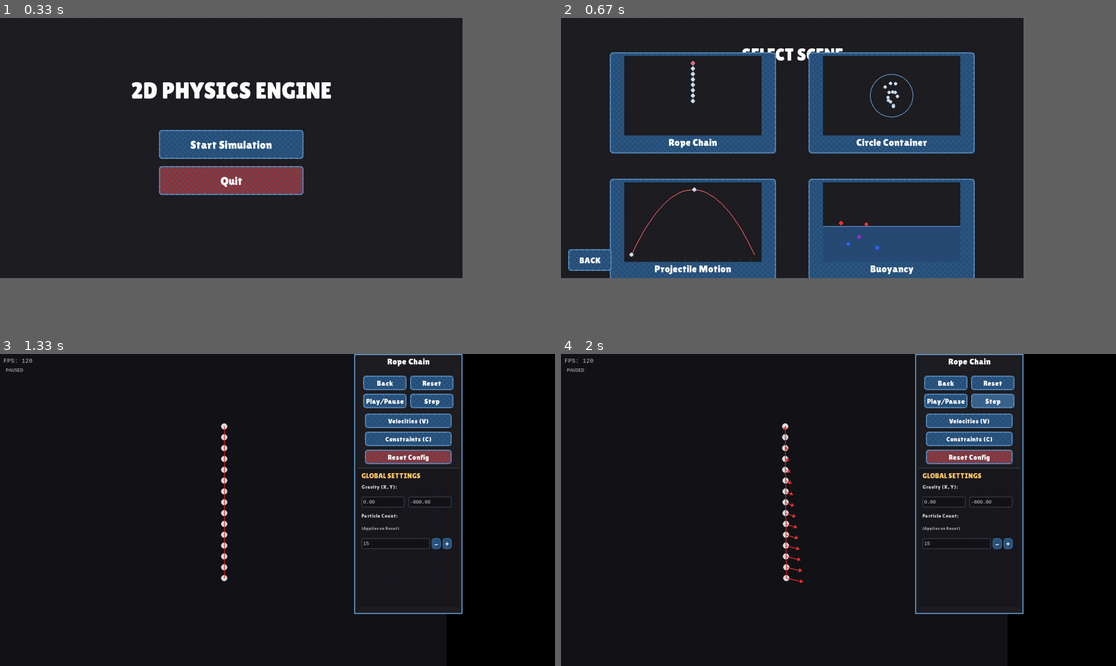
Above: before the commit, frames 1-4 (two rows, left to right).
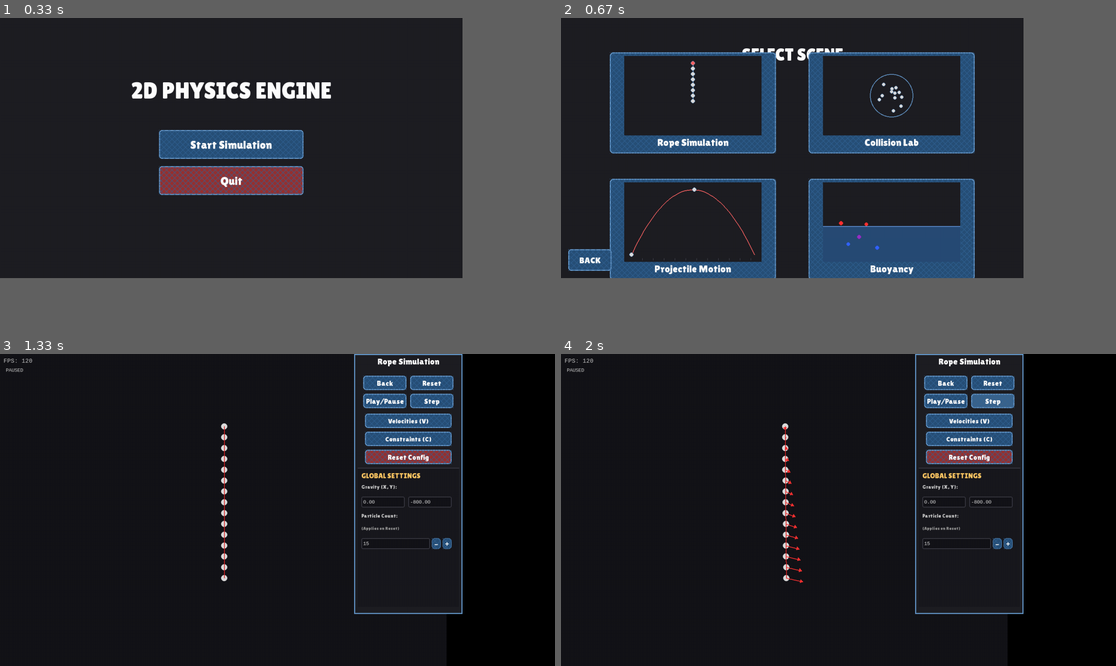
Above: after the commit, the same moments.

Repository: pvsssss/physics-engine-v2
Game: pygame game, started from main.py
Two runs of this game, one before a commit and one after it. Both use one fixed random seed, a clock stepped at 60 frames per second and the inputs below.
Inputs (mouse positions are in pixels of both pictures, inside the frame that each line leads up to):
- Up to frame 1 (0.33 s): no input
- Up to frame 2 (0.67 s): click "Start Simulation" at 0.38 s
- Up to frame 3 (1.33 s): click (133, 438) at 0.72 s, where only the run after the commit has a clickable "Rope Simulation"; hold W from 1 s (still down)
- Up to frame 4 (2 s): release W at 1.47 s; click "Step" at 1.6 s; tap V at 1.88 s

Frame 1 is identical in both runs. In frame 2, 0.5% of the frame differs, in the area x 17-66%, y 20-42%; in frame 3, 0.2%; in frame 4, 0.2%.

Commit message:
readme changes

Diff:
--- a/engine/ui/scene_thumbnails.py
+++ b/engine/ui/scene_thumbnails.py
@@ -2,6 +2,7 @@
 Scene Thumbnail Generators
 Creates preview images for each physics scene.
 """
+
 import pygame
 import math
 
@@ -27,11 +28,7 @@
         if i < num_particles - 1:
             next_y = start_y + (i + 1) * spacing
             pygame.draw.line(
-                surface,
-                (100, 150, 200),
-                (start_x, y),
-                (start_x, next_y),
-                2
+                surface, (100, 150, 200), (start_x, y), (start_x, next_y), 2
             )
 
         # Draw particle
@@ -42,7 +39,9 @@
     return surface
 
 
-def generate_circle_container_thumbnail(width: int = 200, height: int = 150) -> pygame.Surface:
+def generate_circle_container_thumbnail(
+    width: int = 200, height: int = 150
+) -> pygame.Surface:
     """Generate thumbnail for circle container scene."""
     surface = pygame.Surface((width, height))
     surface.fill((30, 30, 35))
@@ -56,7 +55,8 @@
 
     # Draw particles inside
     import random
-    random.seed(42)  # Consistent thumbnail
+
+    random.seed(1)  # Consistent thumbnail
 
     for _ in range(12):
         angle = random.uniform(0, 2 * math.pi)
@@ -70,7 +70,9 @@
     return surface
 
 
-def generate_projectile_thumbnail(width: int = 200, height: int = 150) -> pygame.Surface:
+def generate_projectile_thumbnail(
+    width: int = 200, height: int = 150
+) -> pygame.Surface:
     """Generate thumbnail for projectile scene."""
     surface = pygame.Surface((width, height))
     surface.fill((30, 30, 35))
@@ -146,13 +148,13 @@
 # Scene information registry
 SCENE_INFO = [
     {
-        "name": "Rope Chain",
+        "name": "Rope Simulation",
         "description": "Connected particles with constraints",
         "thumbnail_func": generate_rope_thumbnail,
         "scene_module": "rope_scene",
     },
     {
-        "name": "Circle Container",
+        "name": "Collision Lab",
         "description": "Particles in circular boundary",
         "thumbnail_func": generate_circle_container_thumbnail,
         "scene_module": "circle_container_scene",
Not shown, changed: README.md
Binary file added: assets/Home screen.jpeg
Binary file added: assets/Scene Select Menu.jpeg
Binary file added: assets/config bar.jpeg
Not shown, added: assets/buoayancy scene.mp4
Not shown, added: assets/circle cotainer.mp4
Not shown, added: assets/projectile scene.mp4
Not shown, added: assets/rope scene.mp4
Not shown, added: assets/sidebar config.mp4
